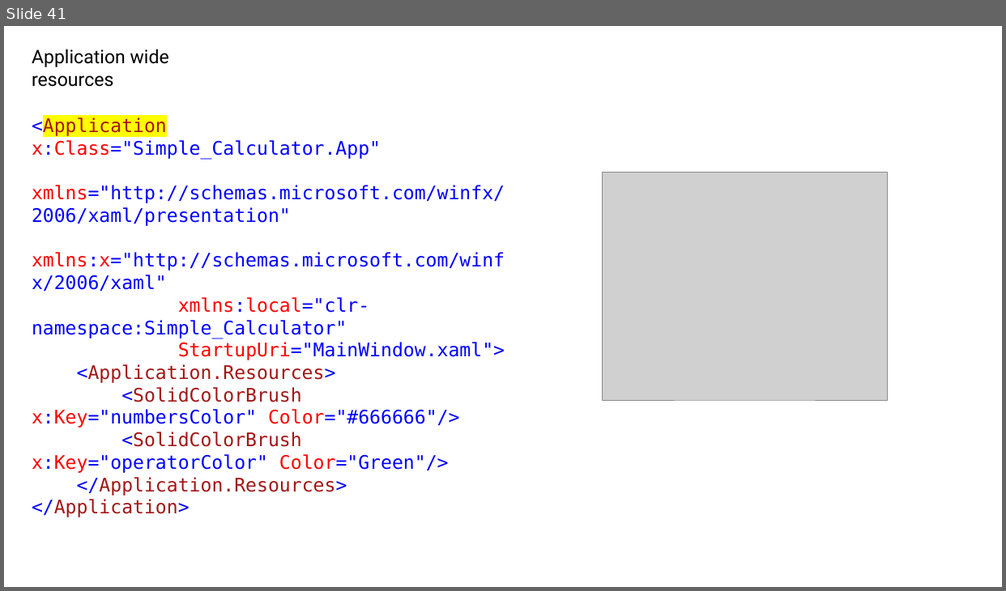
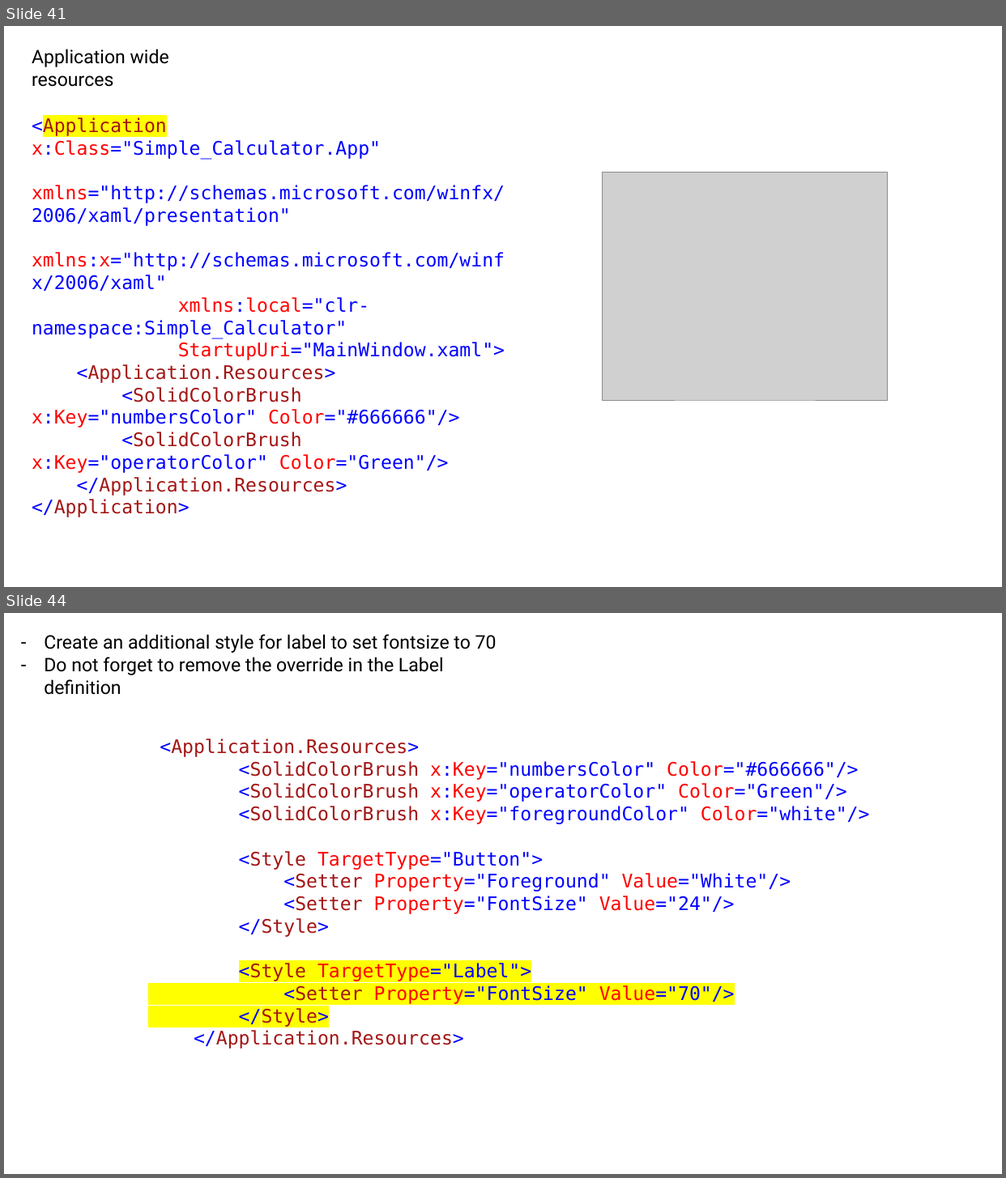
Before and after one commit to DanielZdebski/Simple-Calculator, a slide deck: Simple Calculator/presentation/My WPF notes.pptx. Shown one above the other, each under a label of ours: slide 41 before the commit, slides 41 and 44 after it; the slides between them are not shown. The pictures are 1006x591 and 1006x1178 pixels, drawn with LibreOffice and Linux fonts; fonts in the diff are those of the drawing; grey boxes stand for pictures. Boxes give left, top, right and bottom in pixels: in the first picture for what was removed or moved away, otherwise in the second. Text is boxed around its words. In the diff, an @@ line names an element or a change of style, - is before the commit and + after.

```diff
--- a/Simple Calculator/presentation/My WPF notes.pptx
+++ b/Simple Calculator/presentation/My WPF notes.pptx
@@ slide 44 added at [4, 613, 1002, 1174], background #FFFFFF @@
@@ text added at [44, 634, 496, 695], 18 pt, text #000000 @@
+– Create an additional style for label to set fontsize to 70
+– Do not forget to remove the override in the Label definition
@@ text added at [160, 739, 870, 1049], 18 pt, text #0000FF @@
+<Application.Resources>
+<SolidColorBrush x:Key="numbersColor" Color="#666666"/>
+<SolidColorBrush x:Key="operatorColor" Color="Green"/>
+<SolidColorBrush x:Key="foregroundColor" Color="white"/>
+<Style TargetType="Button">
+<Setter Property="Foreground" Value="White"/>
+<Setter Property="FontSize" Value="24"/>
+</Style>
+<Style TargetType="Label">
+<Setter Property="FontSize" Value="70"/>
+</Style>
+</Application.Resources>
```
Also in this commit, not shown: 13 other slides added, 14 slides removed, 14 other files.
